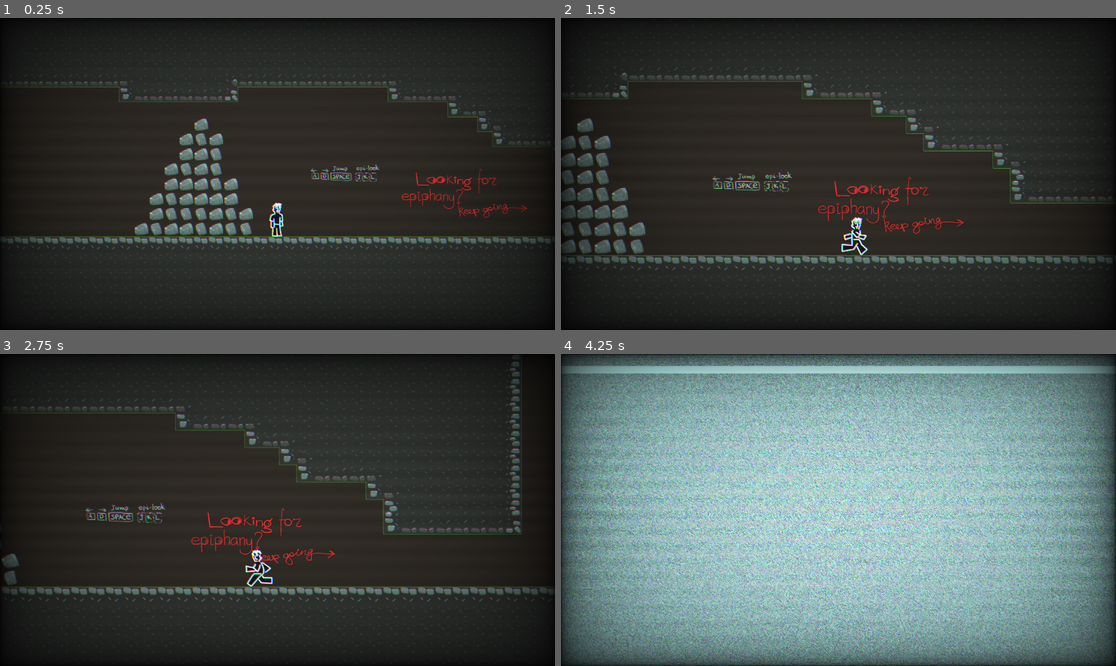
Above: before the commit, frames 1-4 (two rows, left to right).
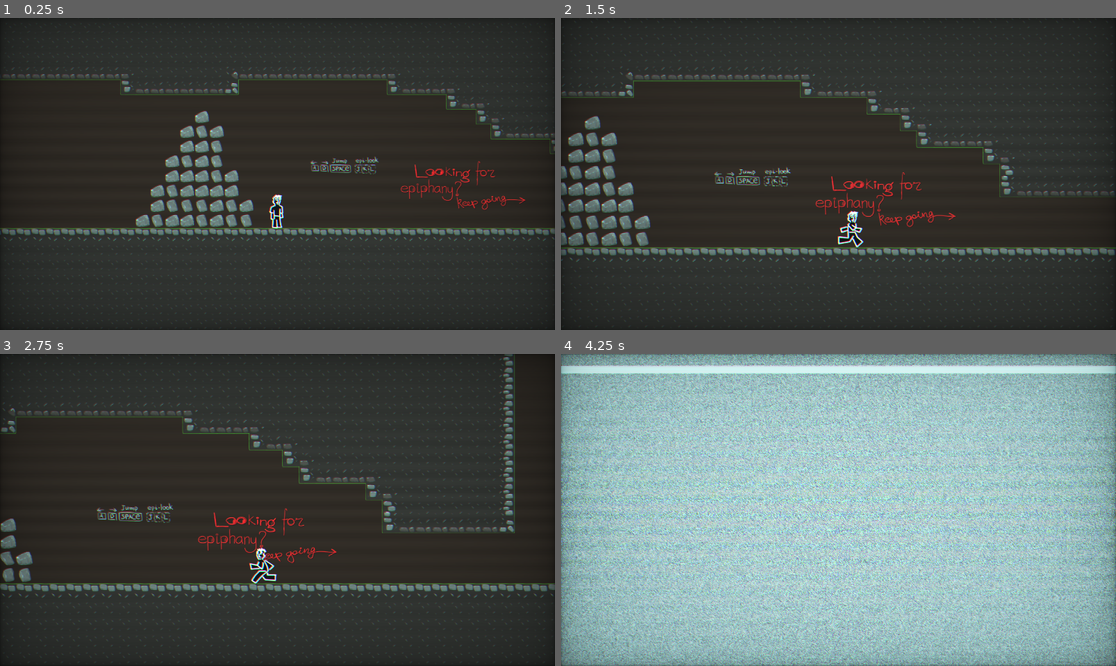
Above: after the commit, the same moments.

Repository: agasyants/GameJam1--skidbladnir-
Game: Godot game, scene res://Levels/main_level/main.tscn
Two runs of this game, one before a commit and one after it. Both use one fixed random seed, a clock stepped at 60 frames per second and the inputs below. Sound files missing from this copy of the repository are replaced by a short silence.
Inputs:
- Up to frame 1 (0.25 s): no input
- Up to frame 2 (1.5 s): hold K (switch_echo) 0.53-1.28 s; hold Right (ui_right) from 0.53 s (still down); tap Space (jump) at 0.77 s; tap J (switch_normal) at 1.35 s
- Up to frame 3 (2.75 s): tap Space (jump) at 1.52 s; release Right (ui_right) at 2.03 s; hold Left (ui_left) from 2.03 s (still down); hold , (switch_truth) from 2.03 s (still down)
- Up to frame 4 (4.25 s): release Left (ui_left) at 2.78 s; release , (switch_truth) at 2.78 s; hold Right (ui_right) from 2.78 s (still down); tap L (switch_visceral) at 2.85 s; tap Space (jump) at 3.02, 3.77 s; hold K (switch_echo) from 3.53 s (still down); tap R (restart) at 4.15 s

The runs differ from the first frame. In frame 1, 14% of the frame differs, in the area x 0-100%, y 0-100%; in frame 2, 15%; in frame 3, 12%; in frame 4, 57%.

Commit message:
Post Jam Update 6.5

Diff:
--- a/Levels/main_level/main_echo.tscn
+++ b/Levels/main_level/main_echo.tscn
@@ -55,8 +55,7 @@
 
 [sub_resource type="TileSet" id="TileSet_fb6qx"]
 tile_size = Vector2i(50, 50)
-physics_layer_0/collision_layer = 2
-physics_layer_0/collision_mask = 2
+physics_layer_0/collision_layer = 1
 sources/0 = SubResource("TileSetAtlasSource_6cqa7")
 
 [node name="TestEcho" type="Node2D"]
--- a/Levels/main_level/main_normal.tscn
+++ b/Levels/main_level/main_normal.tscn
@@ -97,15 +97,15 @@
 position = Vector2(-2078, -264)
 scale = Vector2(19.828, 7.06814)
 offset = Vector2(0, -220)
-zoom = Vector2(1.2, 1.2)
+zoom = Vector2(1.15, 1.15)
 use_limit_top = true
 use_limit_bottom = true
 limit_top = -220.0
 limit_bottom = -220.0
 
 [node name="DeathPlate3" parent="." instance=ExtResource("3_cyurm")]
-position = Vector2(2662, -82)
-scale = Vector2(32, 10.988)
+position = Vector2(2611, -82)
+scale = Vector2(30.88, 10.988)
 offset = Vector2(0, -40)
 zoom = Vector2(0.9, 0.9)
 use_limit_top = true
@@ -125,7 +125,7 @@
 [node name="DeathPlate4" parent="." instance=ExtResource("3_cyurm")]
 position = Vector2(2660, 1507)
 scale = Vector2(30.5478, 13.0635)
-offset = Vector2(0, -40)
+offset = Vector2(0, 300)
 zoom = Vector2(0.8, 0.8)
 use_limit_top = true
 use_limit_bottom = true
--- a/Levels/main_level/main_visceral.tscn
+++ b/Levels/main_level/main_visceral.tscn
@@ -53,8 +53,7 @@
 
 [sub_resource type="TileSet" id="TileSet_17ync"]
 tile_size = Vector2i(50, 50)
-physics_layer_0/collision_layer = 4
-physics_layer_0/collision_mask = 4
+physics_layer_0/collision_layer = 1
 sources/0 = SubResource("TileSetAtlasSource_7ct02")
 
 [node name="TestVisceral" type="Node2D"]
@@ -101,7 +100,7 @@
 limit_bottom = -1400.0
 
 [node name="CameraPlate2" parent="." instance=ExtResource("6_uo5iv")]
-position = Vector2(-449, -1940)
+position = Vector2(-440.99997, -1731)
 scale = Vector2(10.64, 6.12906)
 zoom = Vector2(0.8, 0.8)
 use_limit_bottom = true
--- a/Levels/main_level/vibe.gdshader
+++ b/Levels/main_level/vibe.gdshader
@@ -44,7 +44,7 @@
 
     // Vignette
     float vignette = (0.0 + 1.0 * 16.0 * uv.x * uv.y * (1.0 - uv.x) * (1.0 - uv.y));
-    color *= vec3(pow(vignette, 0.3));
+    color *= vec3(pow(vignette, 0.1));
 
     // Color grading
     color *= vec3(0.8, 1.12, 1.1); // Синий-зелёный оттенок
--- a/Player/Player.gd
+++ b/Player/Player.gd
@@ -14,7 +14,7 @@
 const JUMP_BUFFER = 0.12
 const STUCK_TIME = 8.0
 const MAX_FALL_SPEED = 1400.0
-const STUCK_CHECK_INTERVAL = 0.05  # Проверяем каждые 50ms
+const STUCK_CHECK_INTERVAL = 0.1
 
 # Состояния
 enum State { IDLE, WALK, JUMP, FALL }
@@ -30,6 +30,8 @@
 var stuck_check_timer := 0.0
 
 var active := true
+var in_transition := false
+var stuck := false
 
 # Кеш
 var cached_on_floor := false
@@ -62,6 +64,8 @@
 	else:
 		GameManager.set_checkpoint("str", global_position, eye_state, 0)
 
+	lens.set_cameras_positions(global_position)
+
 func _physics_process(delta: float) -> void:
 	cached_on_floor = is_on_floor()
 
@@ -88,8 +92,10 @@
 	_handle_jump()
 	_update_state()
 
-	move_and_slide()
+	if not in_transition:
+		move_and_slide()
 	_check_stuck(delta)
+	_update_stuck(delta)
 
 # Оптимизированная проверка застревания
 func _check_stuck(delta: float) -> void:
@@ -98,14 +104,18 @@
 		return
 
 	stuck_check_timer = 0.0
-
-	if test_move(global_transform, Vector2.ZERO):
+	stuck = test_move(global_transform, Vector2.ZERO)
+
+func _update_stuck(delta):
+	if stuck:
 		stuck_timer += delta
 		viniet.set_intensity(stuck_timer / STUCK_TIME)
 		viniet.set_center(lens.get_head())
 		viniet.set_size1(1.1 - stuck_timer / STUCK_TIME * 0.7)
 		if stuck_timer > STUCK_TIME:
 			die()
+			stuck_check_timer = 0.0
+			stuck_timer = 0.0
 	else:
 		viniet.set_intensity(0.0)
 		viniet.set_center(lens.get_head())
@@ -141,7 +151,6 @@
 		jump_buffer_timer = 0
 		coyote_timer = 0
 
-	# РЕЗКОЕ снижение прыжка при отпускании
 	if Input.is_action_just_released("jump") and velocity.y < 0:
 		velocity.y *= 0.4
 
@@ -192,6 +201,8 @@
 func death():
 	if inv_timer <= 0:
 		tv.show_channel_switch()
+		stuck = false
+		_update_stuck(0)
 		var checkpoint = GameManager.get_checkpoint_data()
 		if checkpoint.is_empty():
 			active = true
--- a/Shader/LensManager.gd
+++ b/Shader/LensManager.gd
@@ -83,7 +83,7 @@
 
 var camera_offset := Vector2(0, -140)
 var zoom := Vector2(1.0, 1.0)
-var camera_frame := Rect2(0, 0, 0, 0)
+var cameras_position := Vector2(0.0, 0.0)
 
 # Система лимитов:
 var limit_left := -100000.0
@@ -108,36 +108,41 @@
 		camera.zoom = _zoom
 
 func set_cameras_positions(pos:Vector2):
+	cameras_position = pos
 	for camera in cameras:
 		camera.global_position = pos
 
 func set_limit_left(value: float, enabled: bool = true):
 	if target_limit_left != value or use_limit_left != enabled:
 		target_limit_left = value
-		limit_left = value - 800
+		limit_left = min(cameras_position.x, value)
 		use_limit_left = enabled
-		progress = 0.0
+		if target_limit_left != limit_left:
+			progress = 0.0
 
 func set_limit_right(value: float, enabled: bool = true):
 	if target_limit_right != value or use_limit_right != enabled:
 		target_limit_right = value
-		limit_right = value + 800
+		limit_right = max(cameras_position.x, value)
 		use_limit_right = enabled
-		progress = 0.0
+		if target_limit_right != limit_right:
+			progress = 0.0
 
 func set_limit_top(value: float, enabled: bool = true):
 	if target_limit_top != value or use_limit_top != enabled:
 		target_limit_top = value
-		limit_top = value - 800
+		limit_top = min(cameras_position.y, value)
 		use_limit_top = enabled
-		progress = 0.0
+		if target_limit_top != limit_top:
+			progress = 0.0
 
 func set_limit_bottom(value: float, enabled: bool = true):
 	if target_limit_bottom != value or use_limit_bottom != enabled:
 		target_limit_bottom = value
-		limit_bottom = value + 800
+		limit_bottom = max(cameras_position.y, value)
 		use_limit_bottom = enabled
-		progress = 0.0
+		if target_limit_bottom != limit_bottom:
+			progress = 0.0
 
 func _process(delta):
 	if is_transitioning:
@@ -155,21 +160,25 @@
 
 # helper easing (smootherstep gives very smooth in-out)
 func ease_in_out(t: float) -> float:
-	# smootherstep: very smooth in/out
 	return t * t * (t * (6.0 * t - 15.0) + 10.0)
 
-var progress := 0.0  # accumulated progress [0..1]
+var progress := 0.0
 
 # Оптимизированное обновление позиции камеры
 func _update_camera_position(delta: float):
 	var target_pos = player.global_position + camera_offset
-	var step = 1.0 - exp(-0.1 * delta)
+	var step = 1.0 - exp(-1.0 * delta)
 	progress = lerp(progress, 1.0, step)
 	progress = clamp(progress, 0.0, 1.0)
 
-	# Apply in-out easing to the accumulated progress
 	var lerp_factor := ease_in_out(progress)
-
+	var lerp_x := 12.0
+	var lerp_y := 12.0
+	if 0.0 < progress and progress < 0.9:
+		if use_limit_left or use_limit_right:
+			lerp_x = 2.0 + progress * 10
+		if use_limit_top or use_limit_bottom:
+			lerp_y = 2.0 + progress * 10
 	# Применяем лимиты
 	if use_limit_left:
 		limit_left = lerp(limit_left, target_limit_left, lerp_factor)
@@ -184,15 +193,18 @@
 		limit_bottom = lerp(limit_bottom, target_limit_bottom, lerp_factor)
 		target_pos.y = minf(target_pos.y, limit_bottom)
 
-	lerp_factor = 1.0 - exp(-10.0 * delta)
-
+	var lerp_factor_x = 1.0 - exp(-lerp_x * delta)
+	var lerp_factor_y = 1.0 - exp(-lerp_y * delta)
+
+	var distance_sq = cameras_position.distance_squared_to(target_pos)
+	if distance_sq > 0.01:
+		cameras_position.x = lerp(cameras_position.x, target_pos.x, lerp_factor_x)
+		cameras_position.y = lerp(cameras_position.y, target_pos.y, lerp_factor_y)
+	else:
+		cameras_position = target_pos
 	# Порог для остановки интерполяции
 	for camera in cameras:
-		var distance_sq = camera.global_position.distance_squared_to(target_pos)
-		if distance_sq > 0.01:
-			camera.global_position = camera.global_position.lerp(target_pos, lerp_factor)
-		else:
-			camera.global_position = target_pos
+		camera.global_position = cameras_position
 
 func _input(event: InputEvent):
 	if player != null:
@@ -235,7 +247,7 @@
 	new_viewport.turn_on()
 
 	if player != null:
-		update_player_physics(current_lens)
+		#update_player_physics(current_lens)
 		move_player_to_viewport(_name)
 
 		# Проверяем Area2D в новом viewport после смены
@@ -314,20 +326,20 @@
 	# Скрываем оригинальные текстуры
 	for rect in texture_rects.values():
 		rect.visible = false
+	MusicManager.play_world_music(to_name)
+	print("Transition: ", from_name, " -> ", to_name)
 
 	# Сразу обновляем физику игрока
 	if player != null:
-		update_player_physics(target_lens)
+		#update_player_physics(target_lens)
 		move_player_to_viewport(to_name)
 
-	MusicManager.play_world_music(to_name)
-	print("Transition: ", from_name, " -> ", to_name)
+#func a():
 
 func finish_transition():
 	is_transitioning = false
 	transition_rect.visible = false
 
-	# ВАЖНО: отключаем старый viewport
 	var old_viewport = viewports[lens_names[current_lens]]
 	old_viewport.turn_off()
 
@@ -335,10 +347,6 @@
 	var lens_name = lens_names[current_lens]
 
 	texture_rects[lens_name].visible = true
-
-func update_player_physics(lens_index: int):
-	player.collision_mask = 0
-	player.set_collision_mask_value(lens_index + 1, true)
 
 func move_player_to_viewport(lens_name: String):
 	call_deferred("_move_player_deferred", lens_name)
